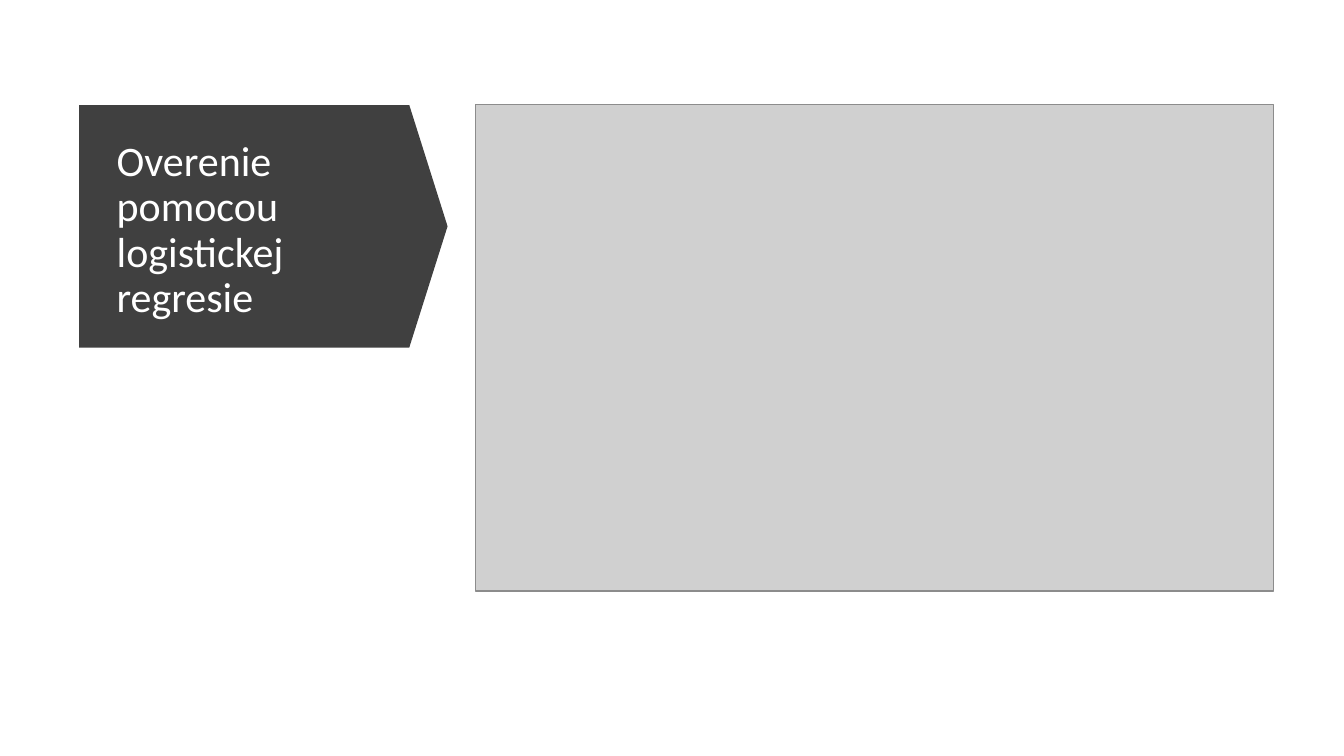
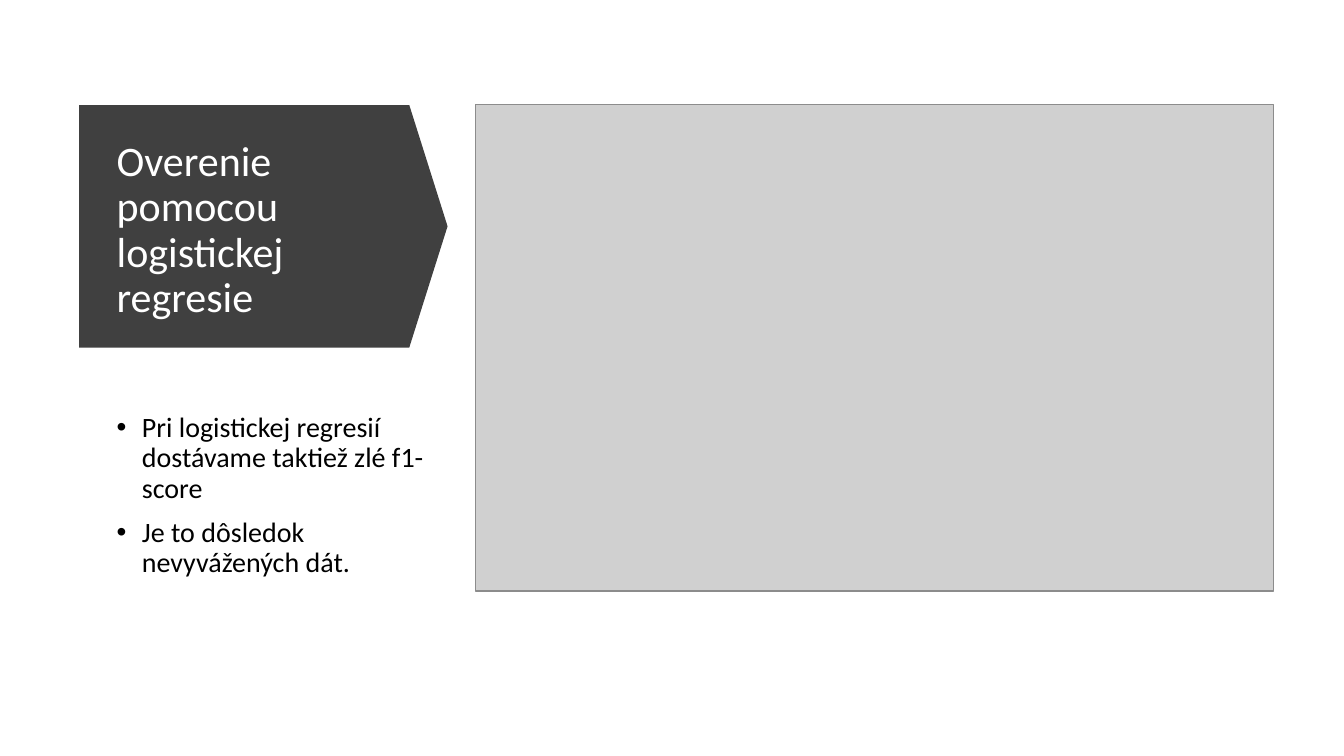
Before and after one commit to kristiankluka/Kluka_NS2021, a slide deck: slide 8 of NS_prezentácia_Kluka.pptx (slide 7 before the commit). Drawn at 1344x756 pixels with LibreOffice and Linux fonts; fonts in the diff are those of the drawing; grey boxes stand for pictures. Boxes give left, top, right and bottom in pixels: in the first picture for what was removed or moved away, otherwise in the second. Text is boxed around its words. In the diff, an @@ line names an element or a change of style, - is before the commit and + after.

```diff
--- a/NS_prezentácia_Kluka.pptx
+++ b/NS_prezentácia_Kluka.pptx
@@ text added at bbox=[142, 417, 423, 577], 20 pt, text #000000 @@
+• Pri logistickej regresií dostávame taktiež zlé f1-score
+• Je to dôsledok nevyvážených dát.
```
Also in this commit, not shown: 5 other slides changed, 5 slides added, 3 slides removed.
